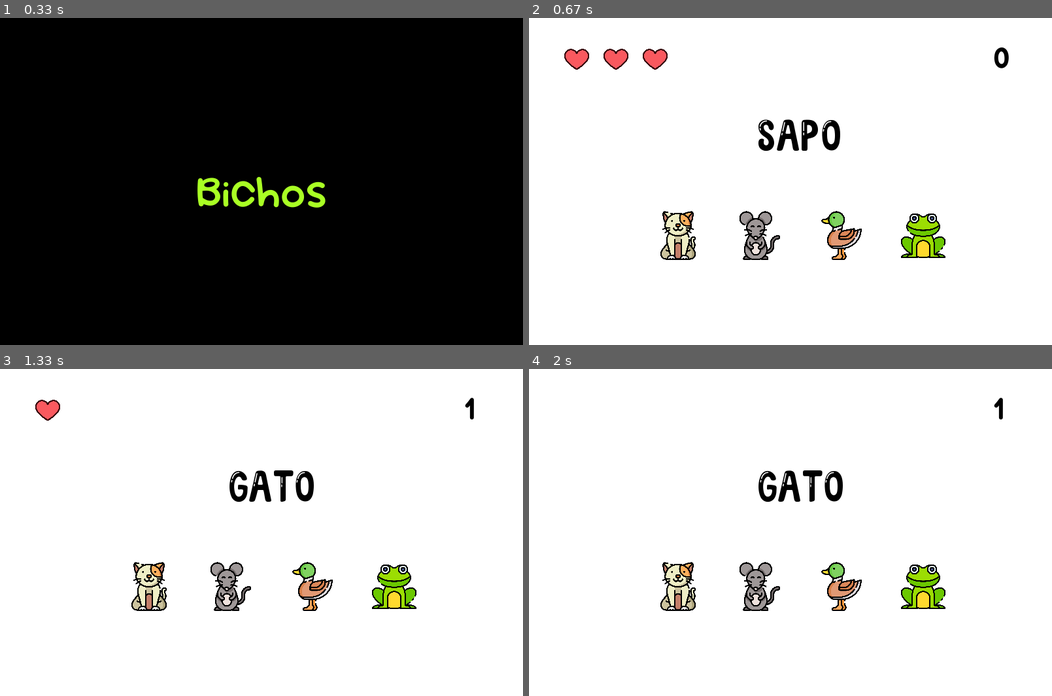
Above: before the commit, frames 1-4 (two rows, left to right).
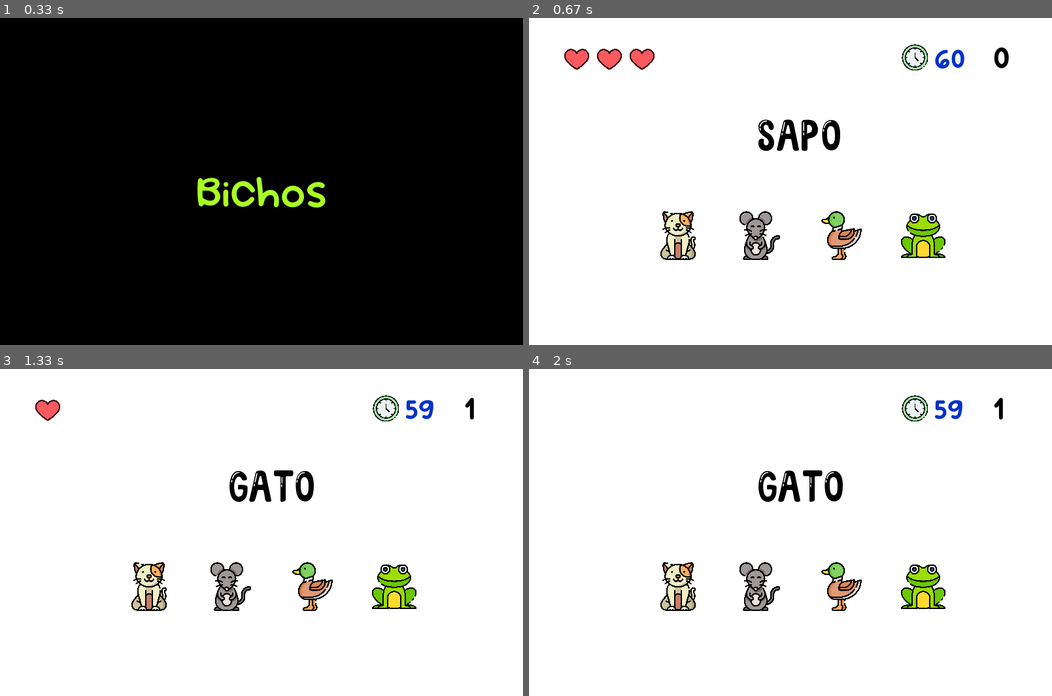
Above: after the commit, the same moments.

Repository: samara-c/Genius_Modificado_Pygame
Game: pygame game, started from Animais.py
Two runs of this game, one before a commit and one after it. Both use one fixed random seed, a clock stepped at 60 frames per second and the inputs below.
Inputs (mouse positions are in pixels of both pictures, inside the frame that each line leads up to):
- Up to frame 1 (0.33 s): no input
- Up to frame 2 (0.67 s): click (790, 181) at 0.43 s
- Up to frame 3 (1.33 s): click (313, 604) at 0.8 s; click (392, 584) at 1.2 s
- Up to frame 4 (2 s): no input

Frame 1 is identical in both runs. In frame 2, 0.9% of the frame differs, in the area x 13-84%, y 8-16%; in frame 3, 0.4%; in frame 4, 0.4%.

Commit message:
relogio adicionado

Diff:
--- a/Animais.py
+++ b/Animais.py
@@ -8,7 +8,7 @@
 
 SCREEN_SIZE=(800,500)
 screen = pygame.display.set_mode(SCREEN_SIZE)
-pygame.display.set_caption("Troca-cor")
+pygame.display.set_caption("BICHOS")
 
 #cores em RGB
 BRANCO_COR= (255,255,255)
@@ -37,6 +37,7 @@
 #fontes
 arial_font = pygame.font.SysFont('arial',40)
 quickens_font = pygame.font.Font(caminho_fontes+"QUICKENS.ttf",55)
+yogurt_mango_font_menor = pygame.font.Font(caminho_fontes+"Yogurt Mango.ttf", 35)
 yogurt_mango_font = pygame.font.Font(caminho_fontes+"Yogurt Mango.ttf", 40)
 yogurt_mango_font_maior = pygame.font.Font(caminho_fontes+"Yogurt Mango.ttf", 50)
 
@@ -66,6 +67,11 @@
 #icones
 icone_vida = "icone_coracao.png"
 icone_relogio = "icone_relogio.png"
+
+#temporizador
+CLOCKTICK = pygame.USEREVENT+1
+pygame.time.set_timer(CLOCKTICK, 1000)
+temporizador = 60
 
 
 class Tela():
@@ -124,6 +130,9 @@
         self.icone_vida_tela = pygame.image.load(caminho_icones+icone_vida).convert_alpha()
         self.icone_vida_tela = pygame.transform.scale(self.icone_vida_tela, (45,45))
 
+        self.icone_relogio_tela = pygame.image.load(caminho_icones+icone_relogio).convert_alpha()
+        self.icone_relogio_tela = pygame.transform.scale(self.icone_relogio_tela, (40,40))
+
 
 
     def inicializa_dicionario(self):
@@ -138,9 +147,12 @@
         pos_y = 40
         i = 0
 
+        Tela.escrevePontosNaTela(self)
+        Tela.escreveTempoNaTela(self)
+        screen.blit(self.icone_relogio_tela, (pos_x+520,pos_y))
         while (i < self.vidas_jogador):
             screen.blit(self.icone_vida_tela, (pos_x,pos_y))
-            pos_x += 60
+            pos_x += 50
             i+=1
 
 
@@ -270,6 +282,10 @@
         textoPontos = yogurt_mango_font.render(str(self.pontos), True, PRETO_COR)
         screen.blit(textoPontos, (710,30))
 
+    def escreveTempoNaTela(self):
+        textoTempo = yogurt_mango_font_menor.render(str(temporizador), True, AZUL_ESCURO_COR)
+        screen.blit(textoTempo, (620,35))
+
 
     def telaDeInicio(self):
         screen.fill(PRETO_COR)
@@ -306,7 +322,6 @@
     if tela_obj.comeco_jogo:
 
         tela_obj.monta_tela()
-        tela_obj.escrevePontosNaTela()
         tela_obj.sorteiaAnimal()
         tela_obj.desenha_animais()
         tela_obj.escreveAnimalNaTela()
@@ -323,6 +338,9 @@
 
         if event.type == pygame.QUIT:
             running = False
+
+        if event.type == CLOCKTICK:
+            temporizador-=1
     # Flip the display
     pygame.display.flip()
     fpsClock.tick(FPS)
Binary file changed: icons/icone_relogio.png
